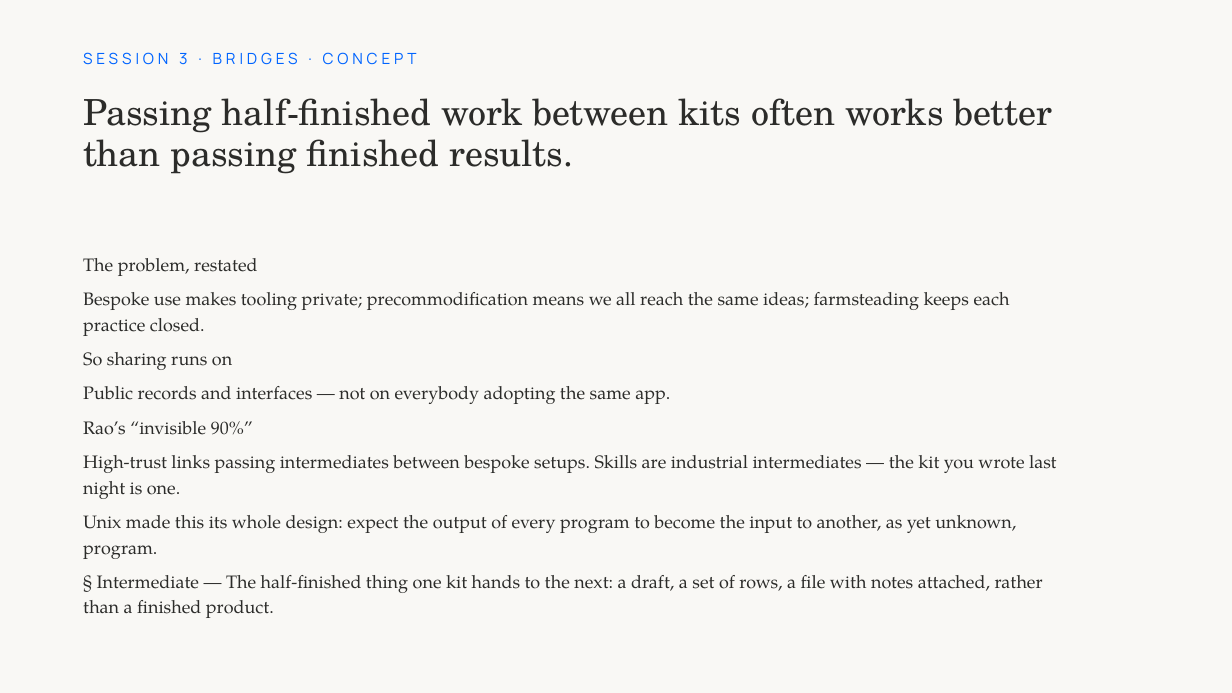
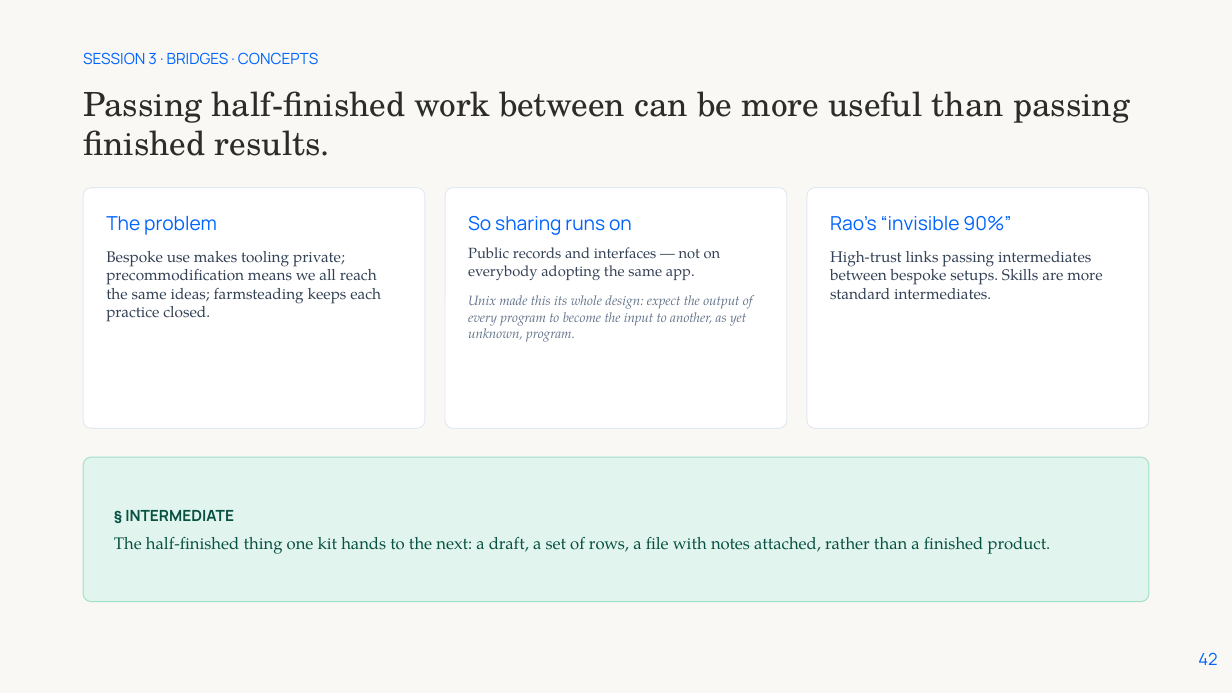
Before and after one commit to protocolvision/workshop-kitkraft, a slide deck: slide 42 of workshop-dev/slides/ai-kitcraft-slides-editable.pptx (slide 38 before the commit). Drawn at 1232x693 pixels with LibreOffice and Linux fonts; fonts in the diff are those of the drawing; background and template pictures are left out. Boxes give left, top, right and bottom in pixels: in the first picture for what was removed or moved away, otherwise in the second. Text is boxed around its words. In the diff, an @@ line names an element or a change of style, - is before the commit and + after.

```diff
--- a/workshop-dev/slides/ai-kitcraft-slides-editable.pptx
+++ b/workshop-dev/slides/ai-kitcraft-slides-editable.pptx
@@ text at (x1=83, y1=52, x2=318, y2=65): text changed @@
-SESSION 3 · BRIDGES · CONCEPT
+SESSION 3 · BRIDGES · CONCEPTS
@@ text at (x1=83, y1=91, x2=1130, y2=156): text changed; size 28 to 25.9 pt @@
-Passing half-finished work between kits often works better than passing finished results.
+Passing half-finished work between can be more useful than passing finished results.
@@ rounded rectangle added at (x1=83, y1=188, x2=425, y2=428), fill #FFFFFF, outline #E2E8F0 0.75 pt @@
@@ rounded rectangle added at (x1=445, y1=188, x2=787, y2=428), fill #FFFFFF, outline #E2E8F0 0.75 pt @@
@@ rounded rectangle added at (x1=807, y1=188, x2=1149, y2=428), fill #FFFFFF, outline #E2E8F0 0.75 pt @@
@@ text added at (x1=106, y1=216, x2=381, y2=322), 12 pt, text #334155 @@
+The problem
+Bespoke use makes tooling private; precommodification means we all reach the same ideas; farmsteading keeps each practice closed.
@@ text added at (x1=468, y1=216, x2=753, y2=342), 10.5 pt, text #64748B, italic @@
+So sharing runs on
+Public records and interfaces — not on everybody adopting the same app.
+Unix made this its whole design: expect the output of every program to become the input to another, as yet unknown, program.
@@ text added at (x1=830, y1=216, x2=1102, y2=300), 12 pt, text #334155 @@
+Rao’s “invisible 90%”
+High-trust links passing intermediates between bespoke setups. Skills are more standard intermediates.
@@ text removed at (x1=83, y1=258, x2=1056, y2=618) @@
-The problem, restated
-Bespoke use makes tooling private; precommodification means we all reach the same ideas; farmsteading keeps each practice closed.
-So sharing runs on
-Public records and interfaces — not on everybody adopting the same app.
-Rao’s “invisible 90%”
-High-trust links passing intermediates between bespoke setups. Skills are industrial intermediates — the kit you wrote last night is one.
-Unix made this its whole design: expect the output of every program to become the input to another, as yet unknown, program.
-§ Intermediate — The half-finished thing one kit hands to the next: a draft, a set of rows, a file with notes attached, rather than a finished product.
@@ rounded rectangle added at (x1=83, y1=457, x2=1149, y2=602), fill #E1F5EE, outline #9FE0C8 0.75 pt @@
@@ text added at (x1=114, y1=510, x2=1051, y2=554), 13 pt, text #085041 @@
+§ INTERMEDIATE
+The half-finished thing one kit hands to the next: a draft, a set of rows, a file with notes attached, rather than a finished product.
@@ page number added at (x1=1198, y1=652, x2=1217, y2=665), 13 pt, text #0064FF @@
+42
```
Also in this commit, not shown: 41 other slides changed, 14 slides added, 15 slides removed, 1 other file.
